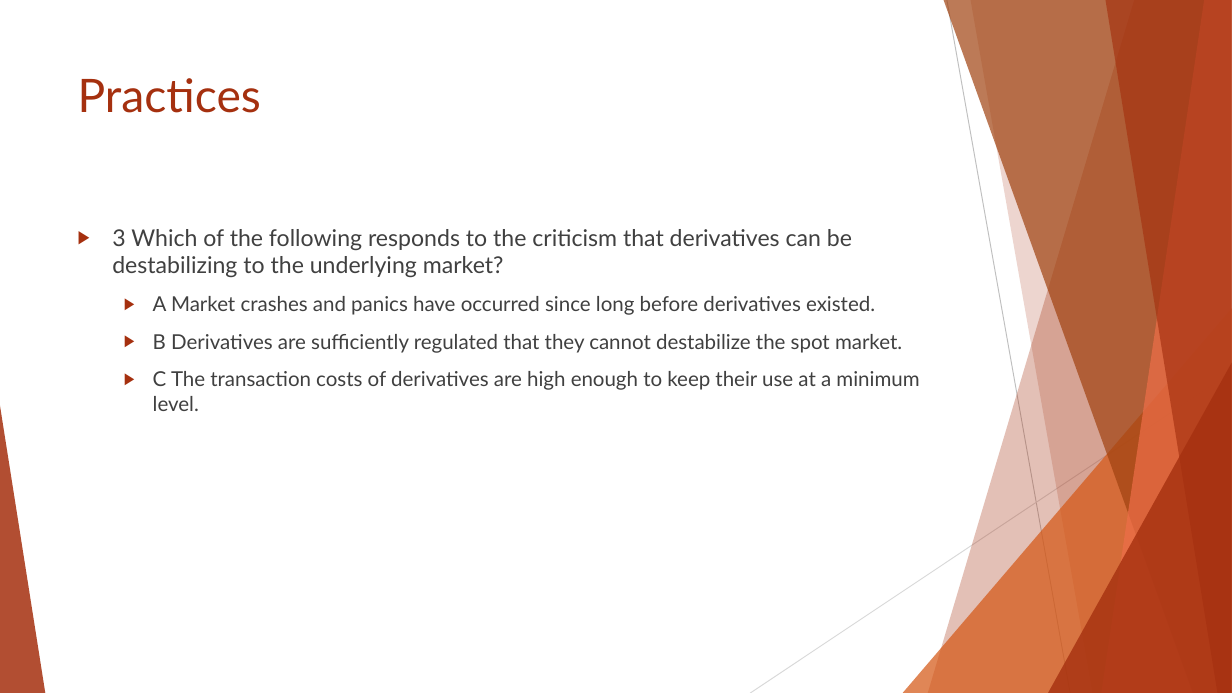
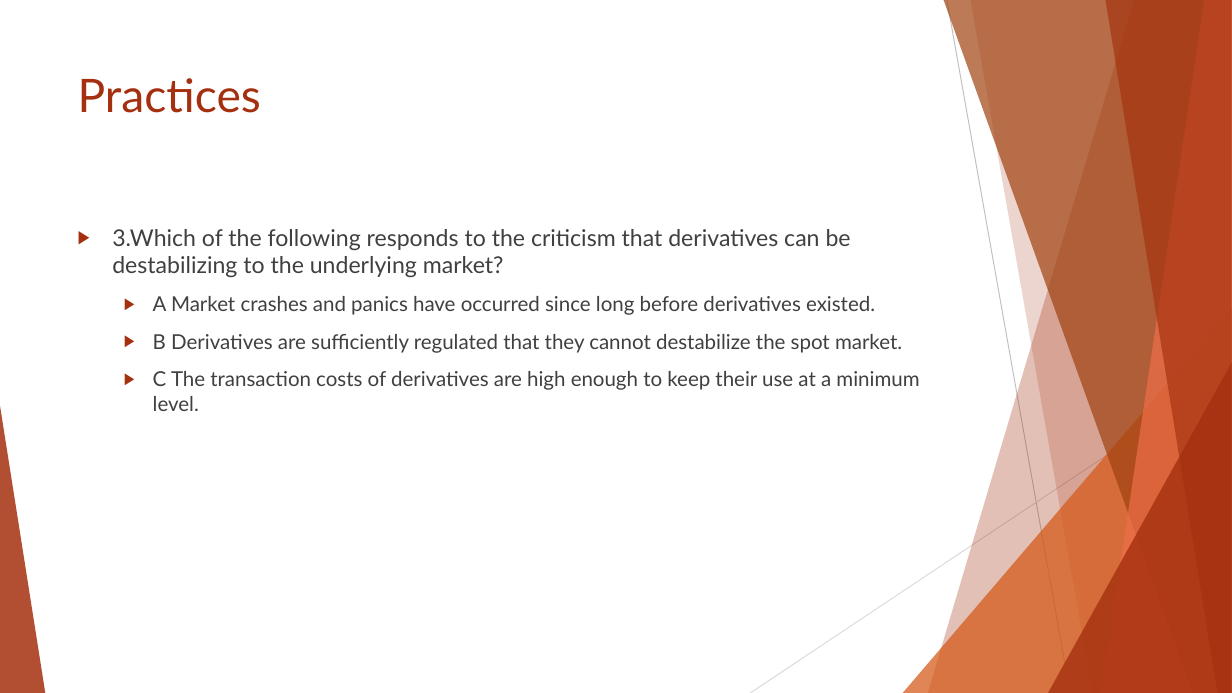
Before and after one commit to Isco0530/data, a slide deck: slide 58 of Reading 45.pptx (slide 55 before the commit). Drawn at 1232x693 pixels with LibreOffice and Linux fonts; fonts in the diff are those of the drawing. Boxes give left, top, right and bottom in pixels: in the first picture for what was removed or moved away, otherwise in the second. Text is boxed around its words. In the diff, an @@ line names an element or a change of style, - is before the commit and + after.

```diff
--- a/Reading 45.pptx
+++ b/Reading 45.pptx
@@ text at [112, 229, 851, 277]: text changed @@
-▶ 3 Which of the following responds to the criticism that derivatives can be destabilizing to the underlying market?
+▶ 3.Which of the following responds to the criticism that derivatives can be destabilizing to the underlying market?
```
Also in this commit, not shown: 11 other slides changed, 3 slides added.
